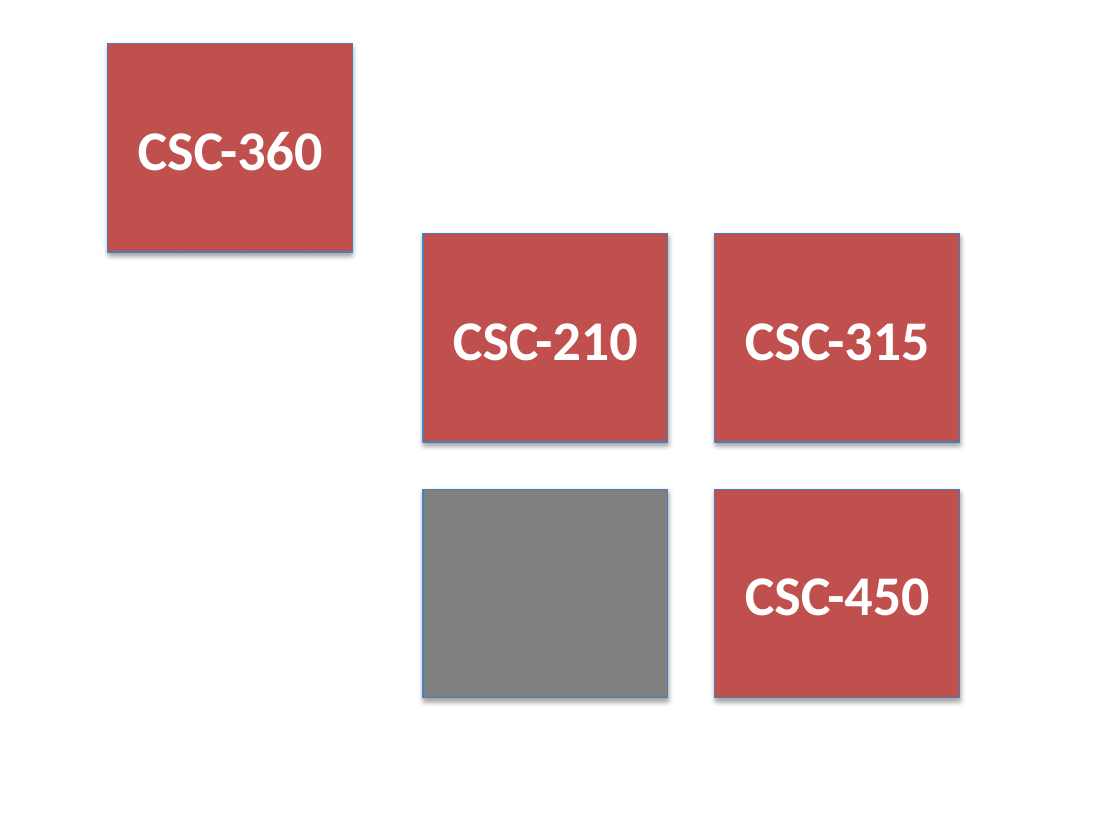
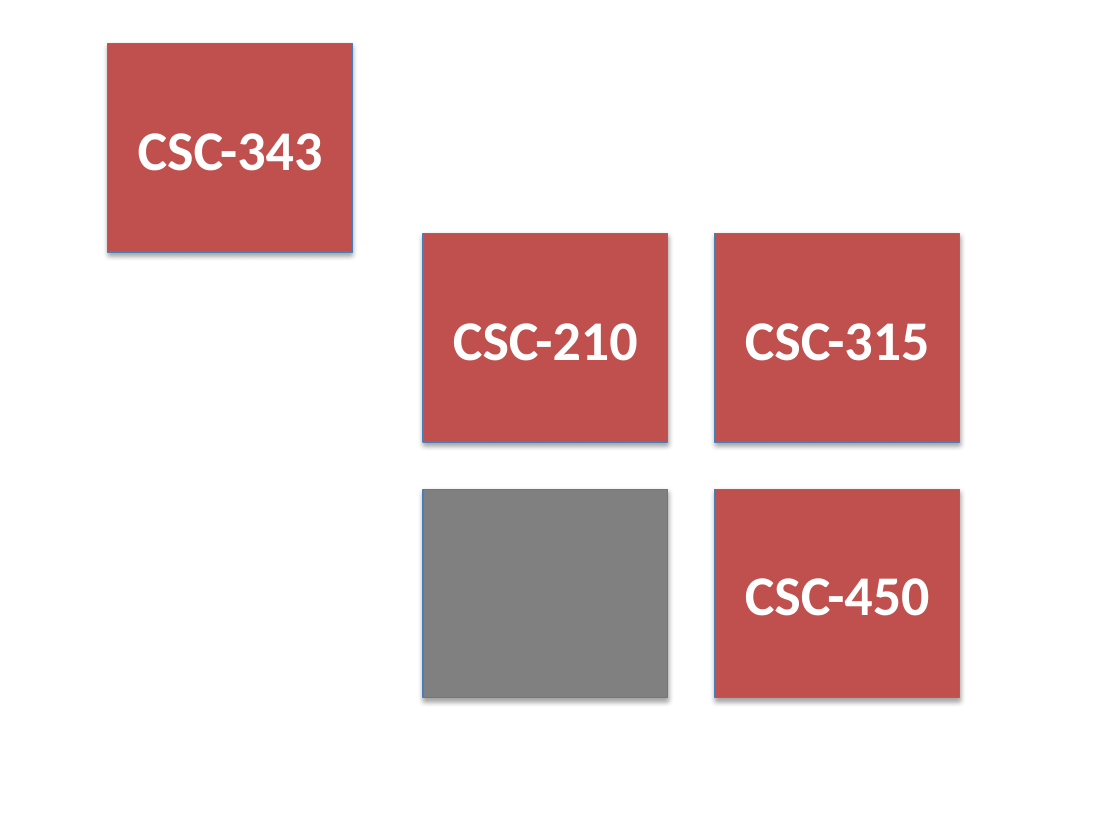
Before and after one commit to gdancik/gdancik.github.io, a slide deck: slide 1 of img/portfolio/img.pptx. Drawn at 1120x840 pixels with LibreOffice and Linux fonts; fonts in the diff are those of the drawing. Boxes give left, top, right and bottom in pixels: in the first picture for what was removed or moved away, otherwise in the second. Text is boxed around its words. In the diff, an @@ line names an element or a change of style, - is before the commit and + after.

```diff
--- a/img/portfolio/img.pptx
+++ b/img/portfolio/img.pptx
@@ text in rectangle at bbox=[138, 133, 323, 171]: text changed @@
-CSC-360
+CSC-343
```
Also in this commit, not shown: 7 other files.
